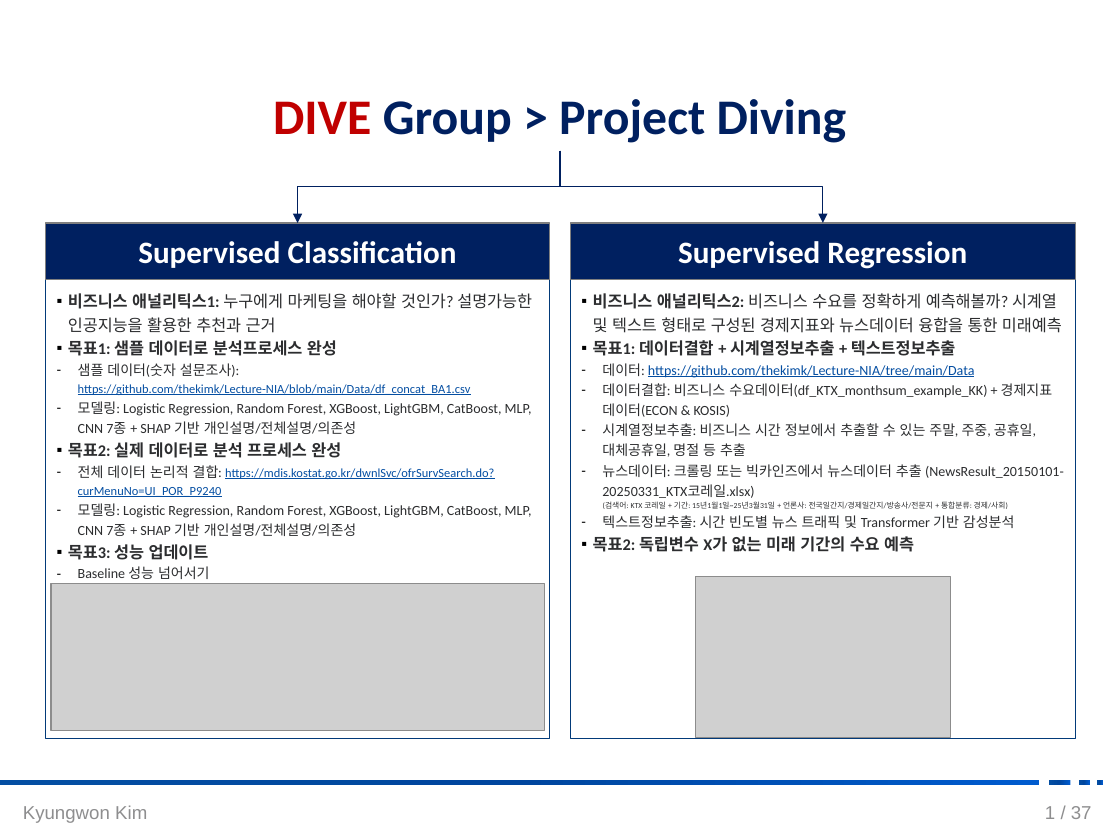
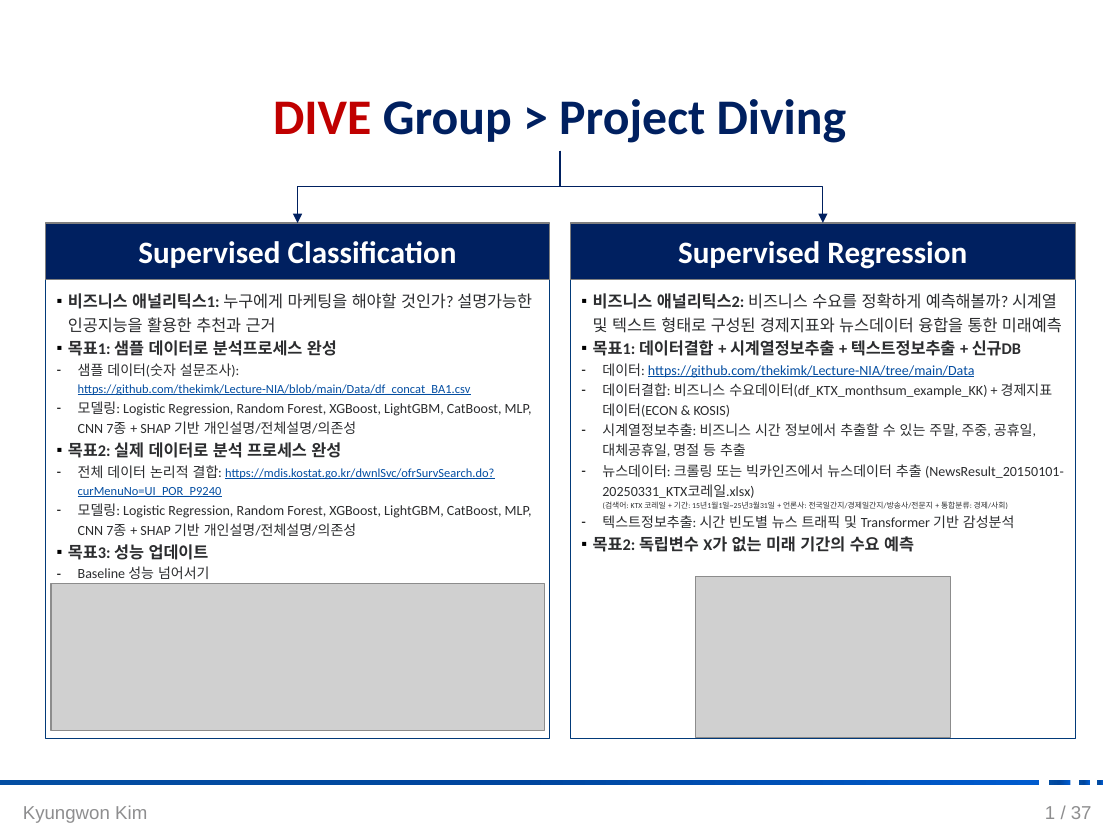
Before and after one commit to DataWizardd/DEBA-Research, a slide deck: slide 2 of [Document]/소개운영자료/[DIVE_운영방향_김경원교수].pptx. Drawn at 1120x840 pixels with LibreOffice and Linux fonts; fonts in the diff are those of the drawing; grey boxes stand for pictures; background and template pictures are left out. Boxes give left, top, right and bottom in pixels: in the first picture for what was removed or moved away, otherwise in the second. Text is boxed around its words. In the diff, an @@ line names an element or a change of style, - is before the commit and + after.

```diff
--- a/[Document]/소개운영자료/[DIVE_운영방향_김경원교수].pptx
+++ b/[Document]/소개운영자료/[DIVE_운영방향_김경원교수].pptx
@@ text at box(593, 340, 1021, 356): text changed @@
-▪ 목표1: 데이터결합 + 시계열정보추출 + 텍스트정보추출
+▪ 목표1: 데이터결합 + 시계열정보추출 + 텍스트정보추출 + 신규DB
```
Also in this commit, not shown: 1 other file.
